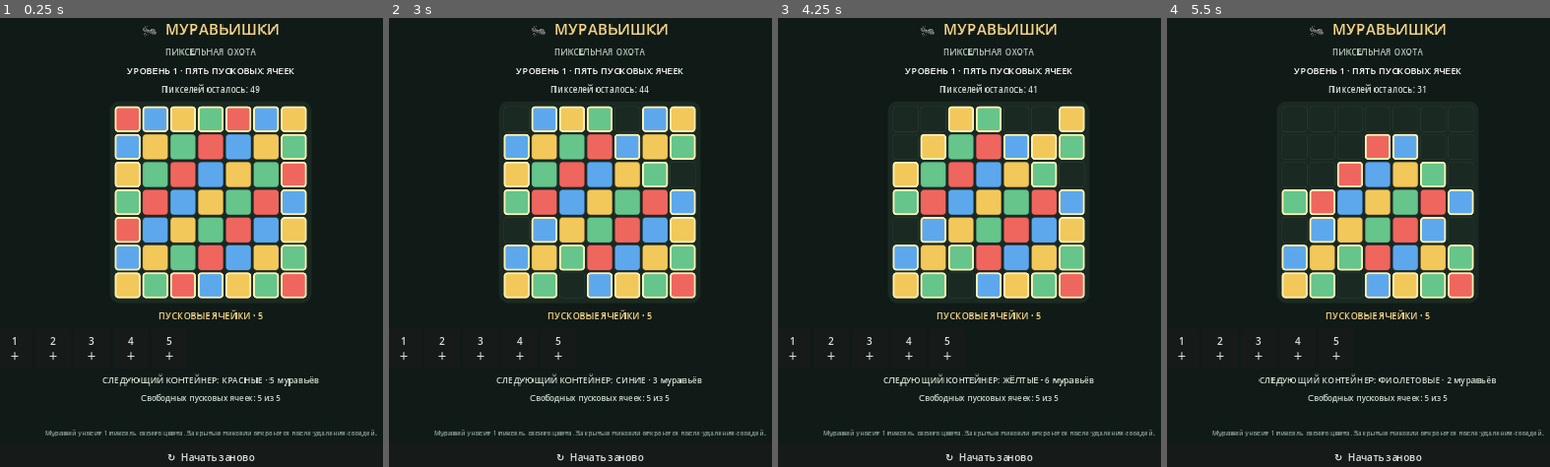
Above: before the commit, frames 1-4 (left to right).
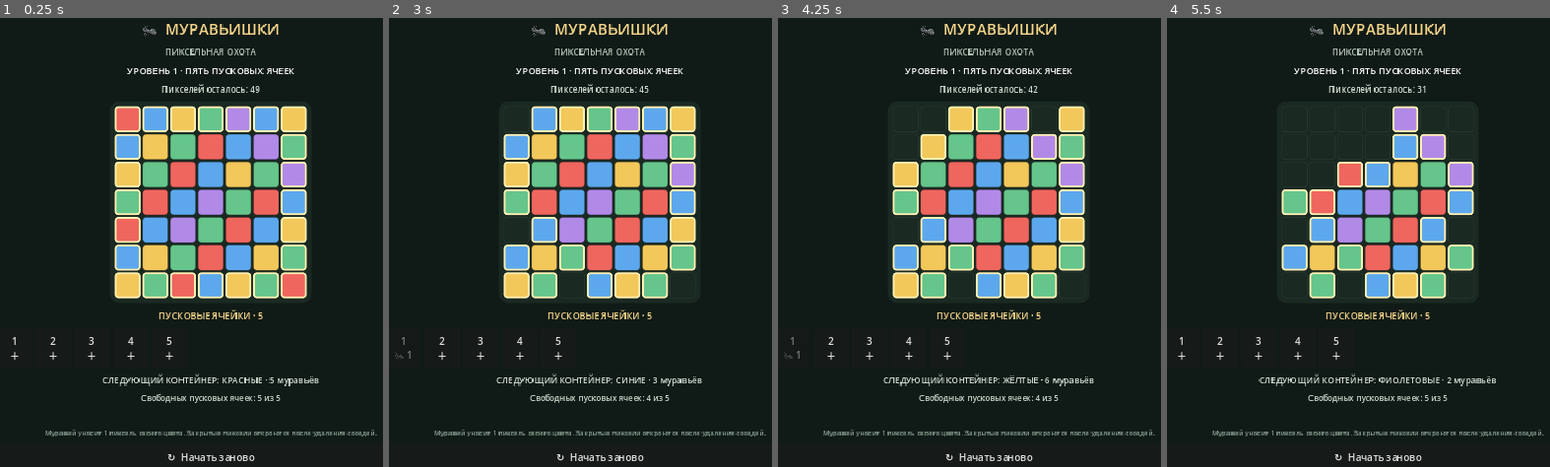
Above: after the commit, the same moments.

Repository: MaiklLX/Ants-Pixel-Hunt
Game: Godot game, scene res://scenes/main.tscn
The game is run twice, just before and just after one commit, with the same random seed, the same clock (stepped at 60 frames per second) and the same inputs.
Inputs:
- Up to frame 1 (0.25 s): no input
- Up to frame 2 (3 s): click "↻ Начать заново" at 0.5 s; click "↻ Начать заново" at 1.25 s; click "↻ Начать заново" at 2 s; click "1 ＋" at 2.75 s
- Up to frame 3 (4.25 s): click "2 ＋" at 3.5 s
- Up to frame 4 (5.5 s): click "3 ＋" at 4.25 s; click "4 ＋" at 5 s

The runs differ from the first frame. In frame 1, 1.7% of the frame differs, in the area x 44-80%, y 19-50%; in frame 2, 2.6%; in frame 3, 2.5%; in frame 4, 3.3%, in the area x 29-81%, y 19-63%.
Error before the commit: Invalid assignment of property or key 'text' with value of type 'String' on a base object of type 'Nil'. (res://scripts/main.gd:72)

Commit message:
KT-005: fix initial UI setup and include every container color in the pixel art

Diff:
--- a/scripts/main.gd
+++ b/scripts/main.gd
@@ -44,11 +44,11 @@
 
 func _reset_level() -> void:
 	board = [
-		["red", "blue", "yellow", "green", "red", "blue", "yellow"],
-		["blue", "yellow", "green", "red", "blue", "yellow", "green"],
-		["yellow", "green", "red", "blue", "yellow", "green", "red"],
-		["green", "red", "blue", "yellow", "green", "red", "blue"],
-		["red", "blue", "yellow", "green", "red", "blue", "yellow"],
+		["red", "blue", "yellow", "green", "purple", "blue", "yellow"],
+		["blue", "yellow", "green", "red", "blue", "purple", "green"],
+		["yellow", "green", "red", "blue", "yellow", "green", "purple"],
+		["green", "red", "blue", "purple", "green", "red", "blue"],
+		["red", "blue", "purple", "green", "red", "blue", "yellow"],
 		["blue", "yellow", "green", "red", "blue", "yellow", "green"],
 		["yellow", "green", "red", "blue", "yellow", "green", "red"]
 	]
@@ -69,7 +69,6 @@
 	resolving = false
 	won = false
 	lost = false
-	message.text = "Помести следующий контейнер в любую свободную пусковую ячейку."
 
 func _build_ui() -> void:
 	for child in get_children():
